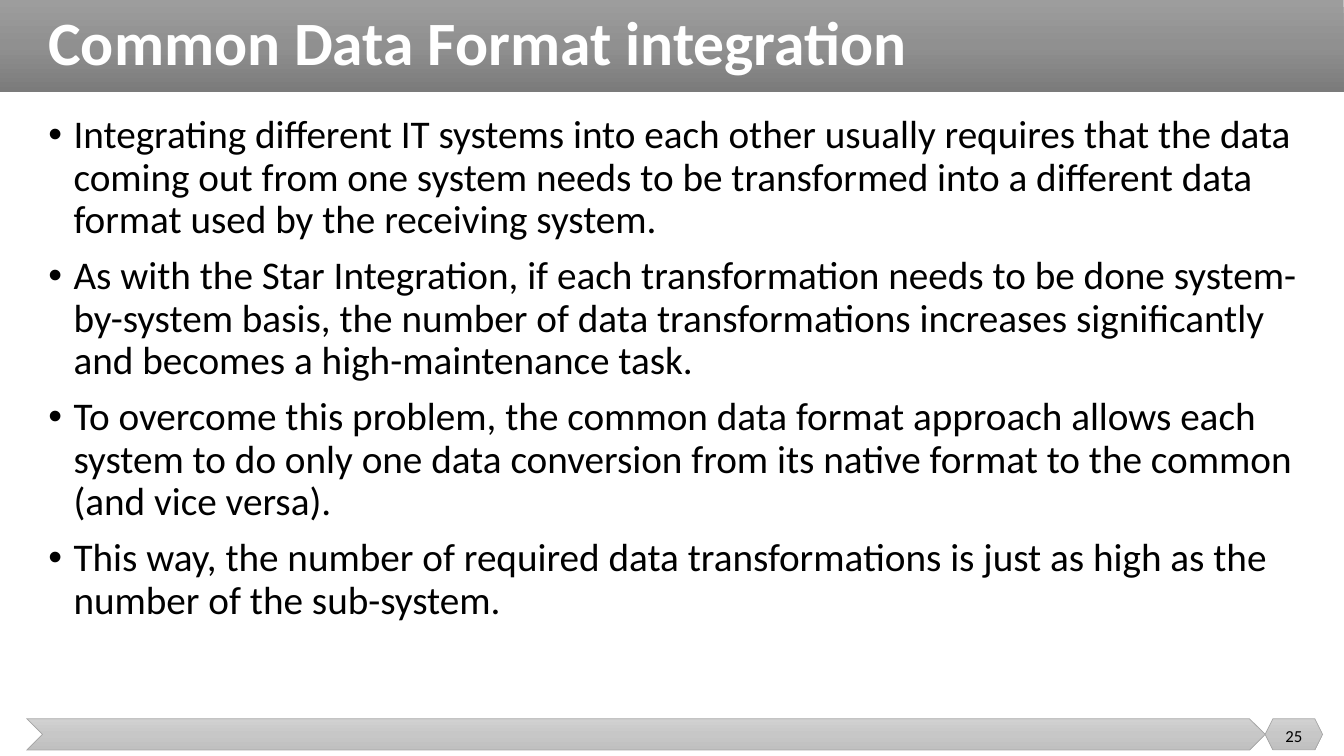
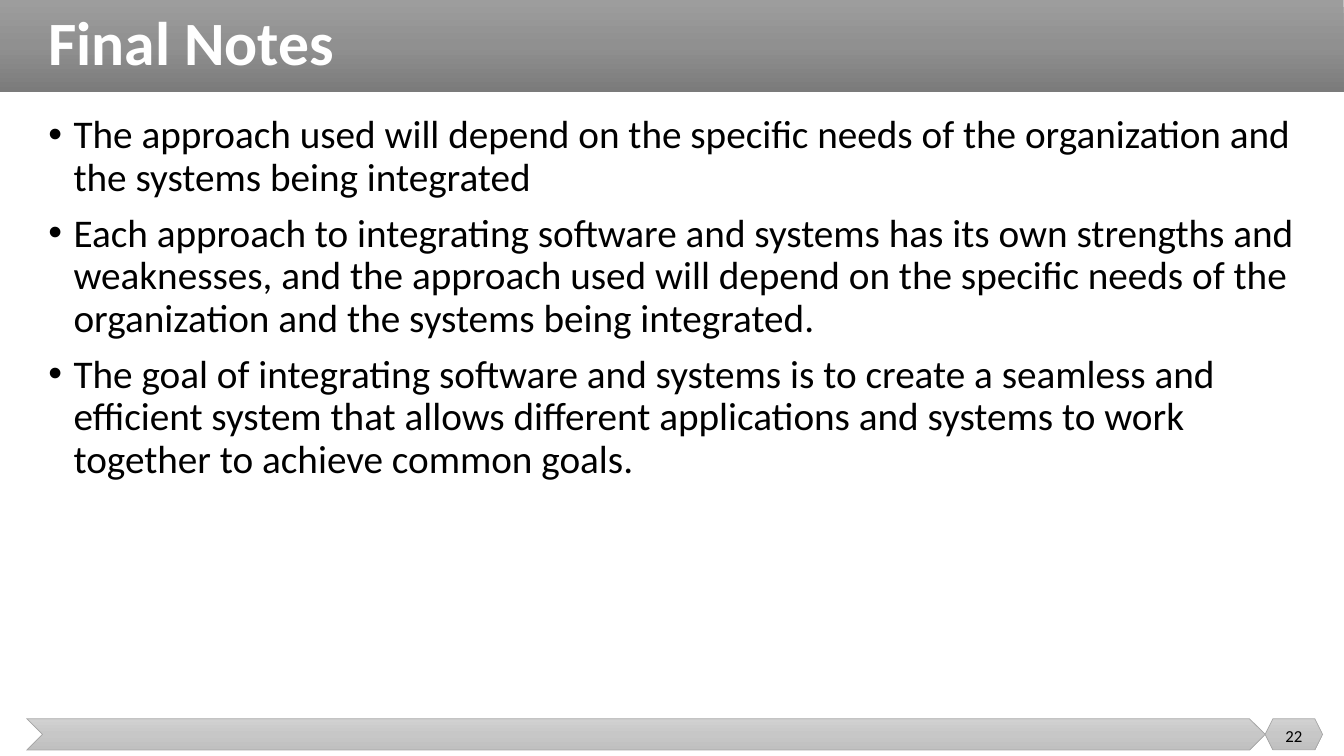
Before and after one commit to malenezi/malenezi, a slide deck: slide 22 of SE495/Lectures/1-Introduction/Introduction.pptx (slide 25 before the commit). Drawn at 1344x756 pixels with LibreOffice and Linux fonts; fonts in the diff are those of the drawing. Boxes give left, top, right and bottom in pixels: in the first picture for what was removed or moved away, otherwise in the second. Text is boxed around its words. In the diff, an @@ line names an element or a change of style, - is before the commit and + after.

```diff
--- a/SE495/Lectures/1-Introduction/Introduction.pptx
+++ b/SE495/Lectures/1-Introduction/Introduction.pptx
@@ title at (48, 22, 334, 65): text changed @@
-Common Data Format integration
+Final Notes
@@ text at (74, 120, 1293, 480): text changed @@
-• Integrating different IT systems into each other usually requires that the data coming out from one system needs to be transformed into a different data format used by the receiving system.
-• As with the Star Integration, if each transformation needs to be done system-by-system basis, the number of data transformations increases significantly and becomes a high-maintenance task.
-• To overcome this problem, the common data format approach allows each system to do only one data conversion from its native format to the common (and vice versa).
-• This way, the number of required data transformations is just as high as the number of the sub-system.
+• The approach used will depend on the specific needs of the organization and the systems being integrated
+• Each approach to integrating software and systems has its own strengths and weaknesses, and the approach used will depend on the specific needs of the organization and the systems being integrated.
+• The goal of integrating software and systems is to create a seamless and efficient system that allows different applications and systems to work together to achieve common goals.
@@ page number at (1285, 731, 1302, 742): text changed @@
-25
+22
```
Also in this commit, not shown: 14 other slides changed, 17 slides added, 14 slides removed, 2 other files.
